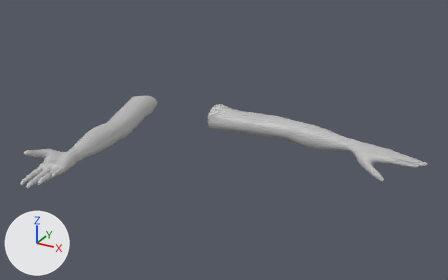
The FBX model MagesSanctum/Assets/Meshes/Arms.fbx, before and after one commit.
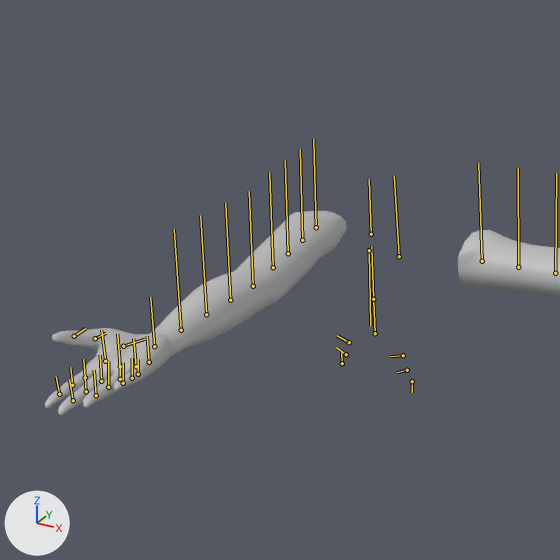
Old and new are each drawn whole from a 50 mm camera at (0.996, -1.463, 2.021) aimed at (0.302, -0.2, 1.389) and again close up on the part from 0% to 57% of the width and 0% to 91% of the height. The axes (+X, +Y, +Z) are drawn at lower left. The lights are the same throughout. Both versions are drawn at frame 3 of the action 'Take 001'; the numbers are the values there. The bones that bend it are drawn over the model as lines in the close-ups.

Objects in the first close-up: 'geo'.
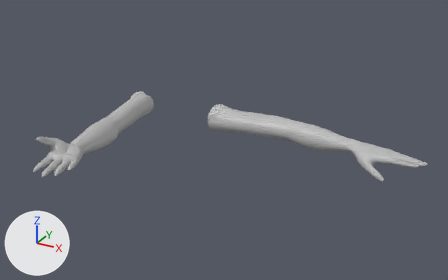
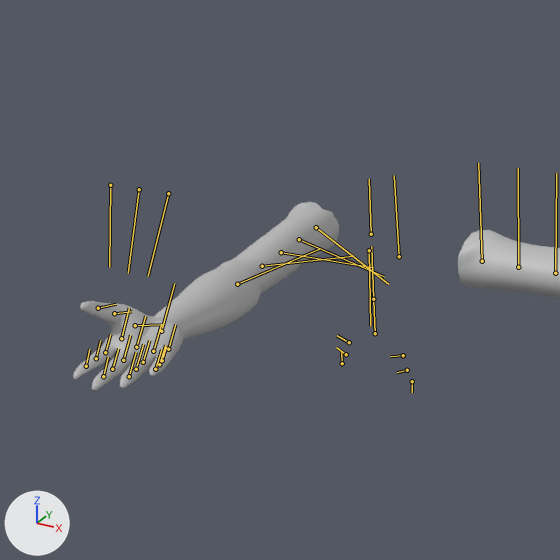
Commit message: Update arms idle state to look better

Where the change shows, as pixel boxes [x1, y1, x2, y2] in the close-ups (560 x 560 px):
'geo', posed: before [45, 211, 560, 416]; after [73, 202, 560, 391]
bone 'Shoulder_Right_BND', root to tip: before (316, 227) to (313, 138); after (316, 227) to (388, 284)
bone 'Elbow_Right_BND', root to tip: before (253, 286) to (249, 191); after (237, 284) to (320, 248)
bone 'Hand_Right_BND', root to tip: before (154, 346) to (150, 297); after (161, 331) to (174, 283)
bone 'ArmC_Right_BND', root to tip: before (273, 267) to (269, 172); after (262, 266) to (353, 256)

What the commit changed:
Bone 'Shoulder_Right_BND' (bone_shoulder_right_bnd) turns from (0, -75, 180) to (-60, -99, 1) degrees about its own x, y and z.
Bone 'Elbow_Right_BND' (bone_elbow_right_bnd) turns from (0, 0, 0) to (-60, 0, 0) degrees about its own x, y and z.
Bone 'Hand_Right_BND' (bone_hand_right_bnd) turns from (0, 0, 0) to (-45, 0, 0) degrees about its own x, y and z.
Bone 'ArmC_Right_BND' (bone_armc_right_bnd) turns from (0, 0, 0) to (-45, 0, 0) degrees about its own x, y and z.
